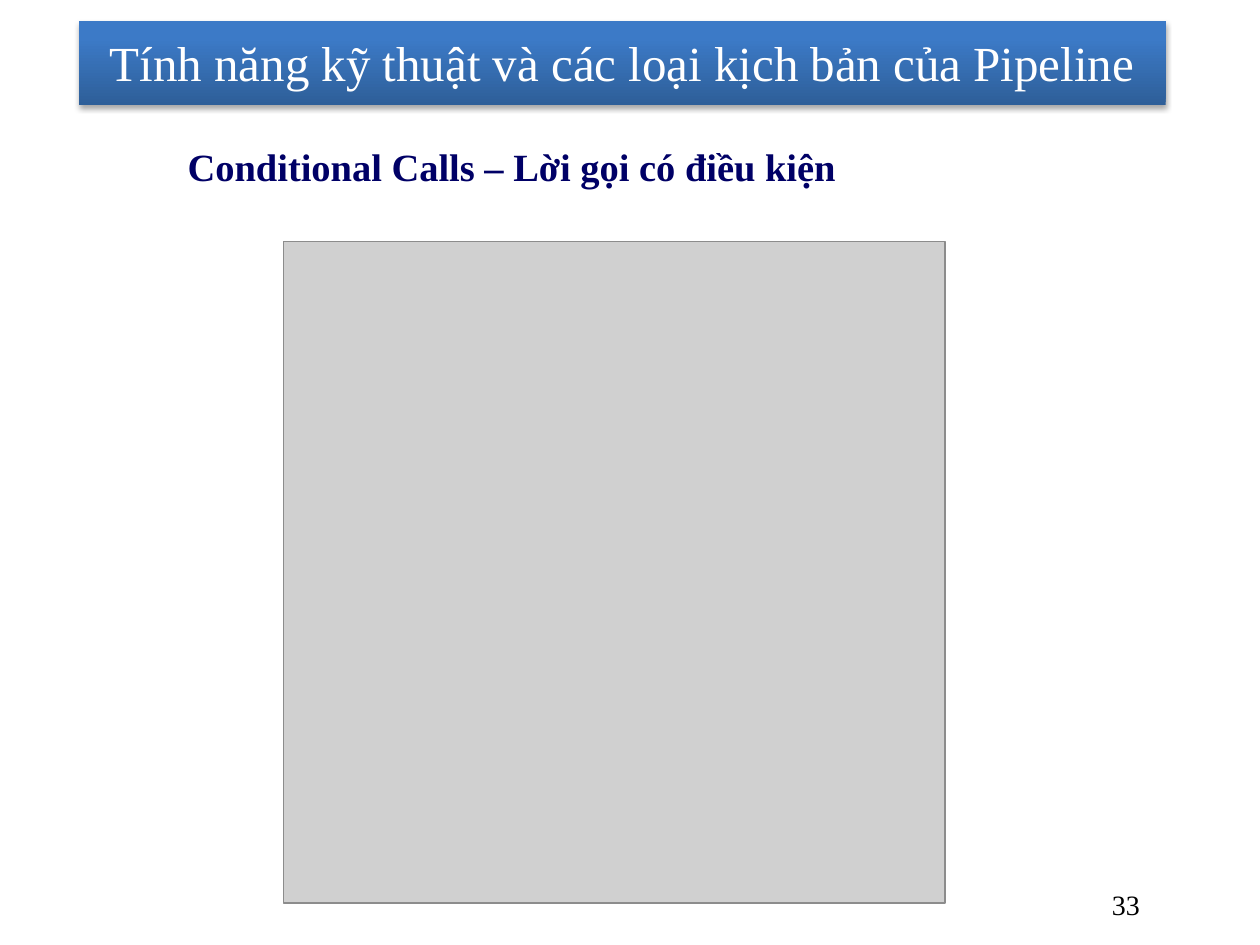
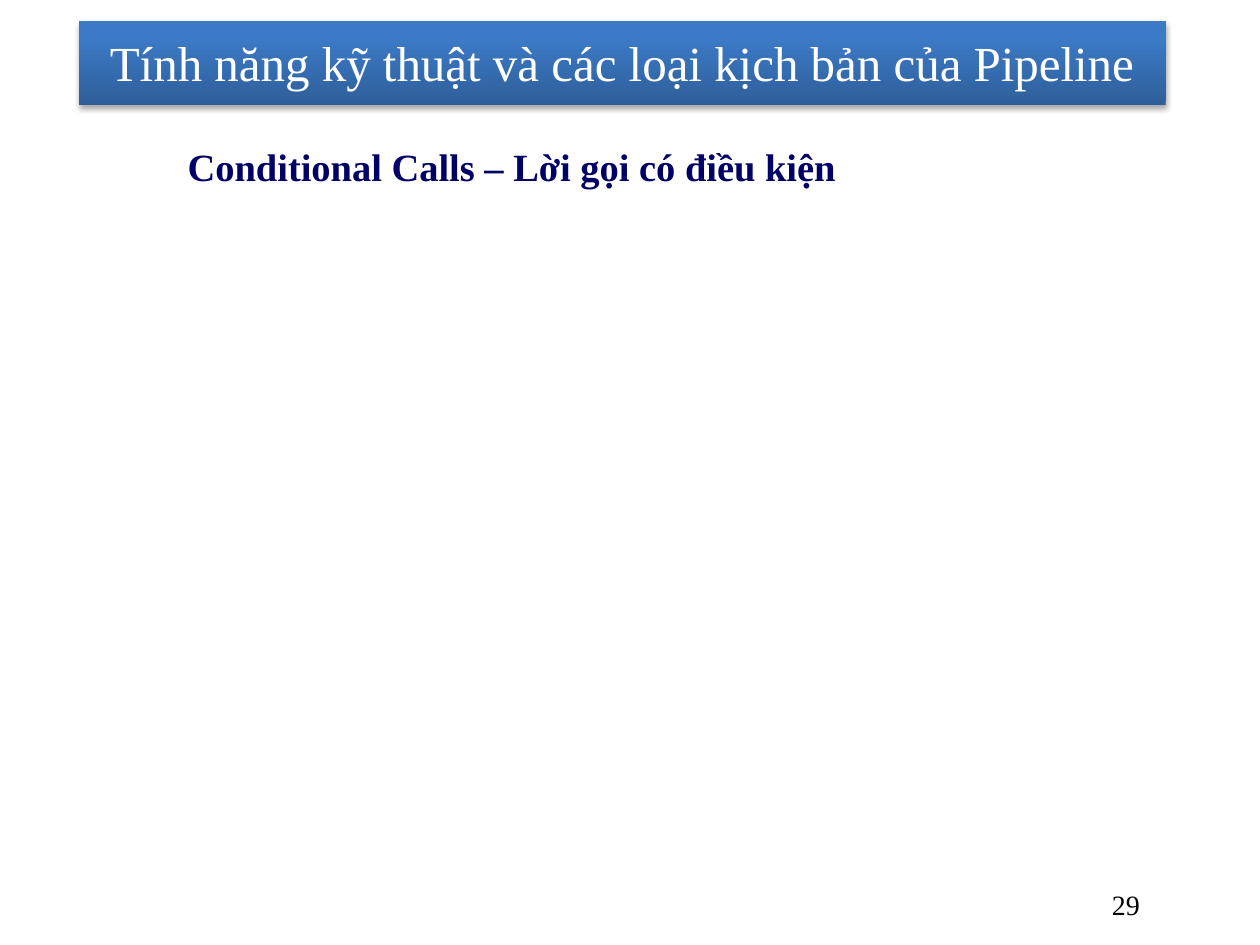
Before and after one commit to nhanhnt/LUANVAN, a slide deck: slide 29 of WORD/luanvan_nhanhnt_ver8.pptx (slide 33 before the commit). Drawn at 1260x945 pixels with LibreOffice and Linux fonts; fonts in the diff are those of the drawing; grey boxes stand for pictures; background and template pictures are left out. Boxes give left, top, right and bottom in pixels: in the first picture for what was removed or moved away, otherwise in the second. Text is boxed around its words. In the diff, an @@ line names an element or a change of style, - is before the commit and + after.

```diff
--- a/WORD/luanvan_nhanhnt_ver8.pptx
+++ b/WORD/luanvan_nhanhnt_ver8.pptx
@@ picture removed at bbox=[284, 242, 945, 903] @@
@@ page number at bbox=[1112, 896, 1140, 916]: text changed @@
-33
+29
```
Also in this commit, not shown: 1 other slide changed, 2 slides added, 6 slides removed.
